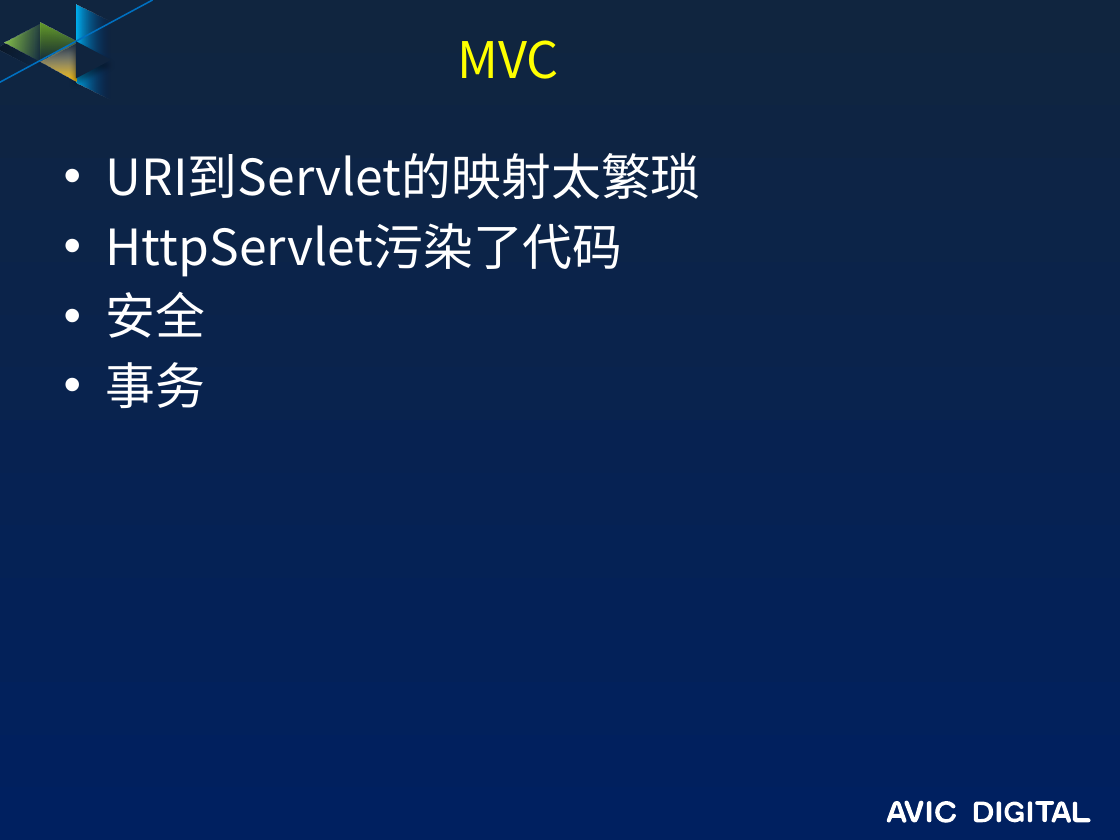
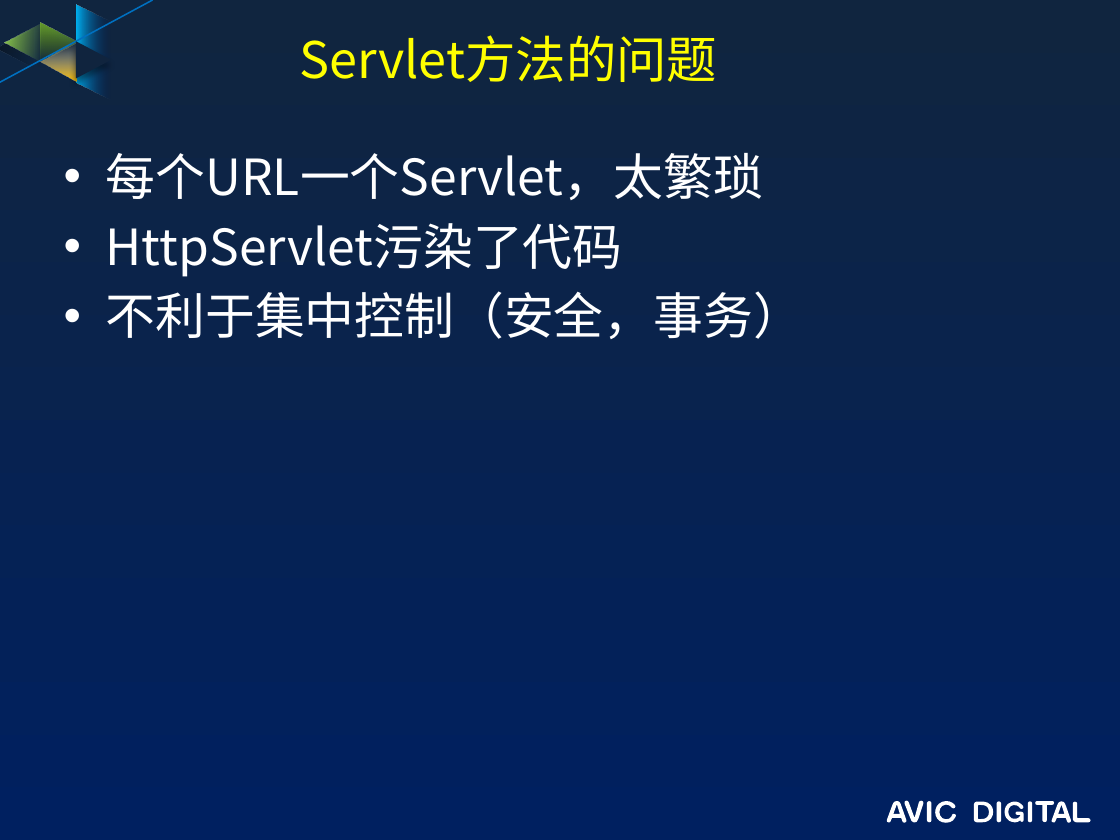
Before and after one commit to guofengzh/java-way, a slide deck: slide 2 of spring/docs/03-mvc.pptx. Drawn at 1120x840 pixels with LibreOffice and Linux fonts; fonts in the diff are those of the drawing; background and template pictures are left out. Boxes give left, top, right and bottom in pixels: in the first picture for what was removed or moved away, otherwise in the second. Text is boxed around its words. In the diff, an @@ line names an element or a change of style, - is before the commit and + after.

```diff
--- a/spring/docs/03-mvc.pptx
+++ b/spring/docs/03-mvc.pptx
@@ title at [299, 35, 717, 82]: text changed @@
-MVC
+Servlet方法的问题
@@ text at [106, 153, 763, 200]: text changed @@
-• URI到Servlet的映射太繁琐
+• 每个URL一个Servlet，太繁琐
@@ text at [106, 291, 803, 339]: text changed @@
-• 安全
-• 事务
+• 不利于集中控制（安全，事务）
```
Also in this commit, not shown: 9 slides added, 1 slide removed, 2 other files.
